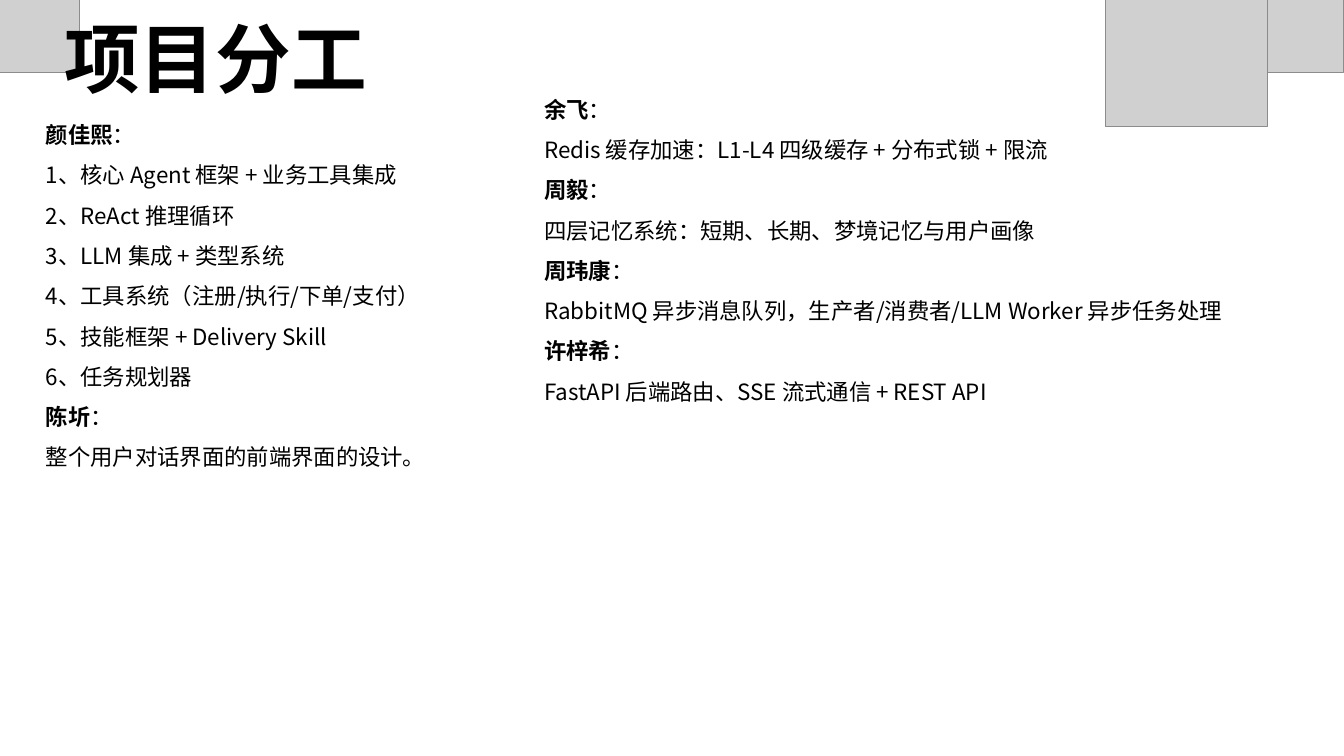
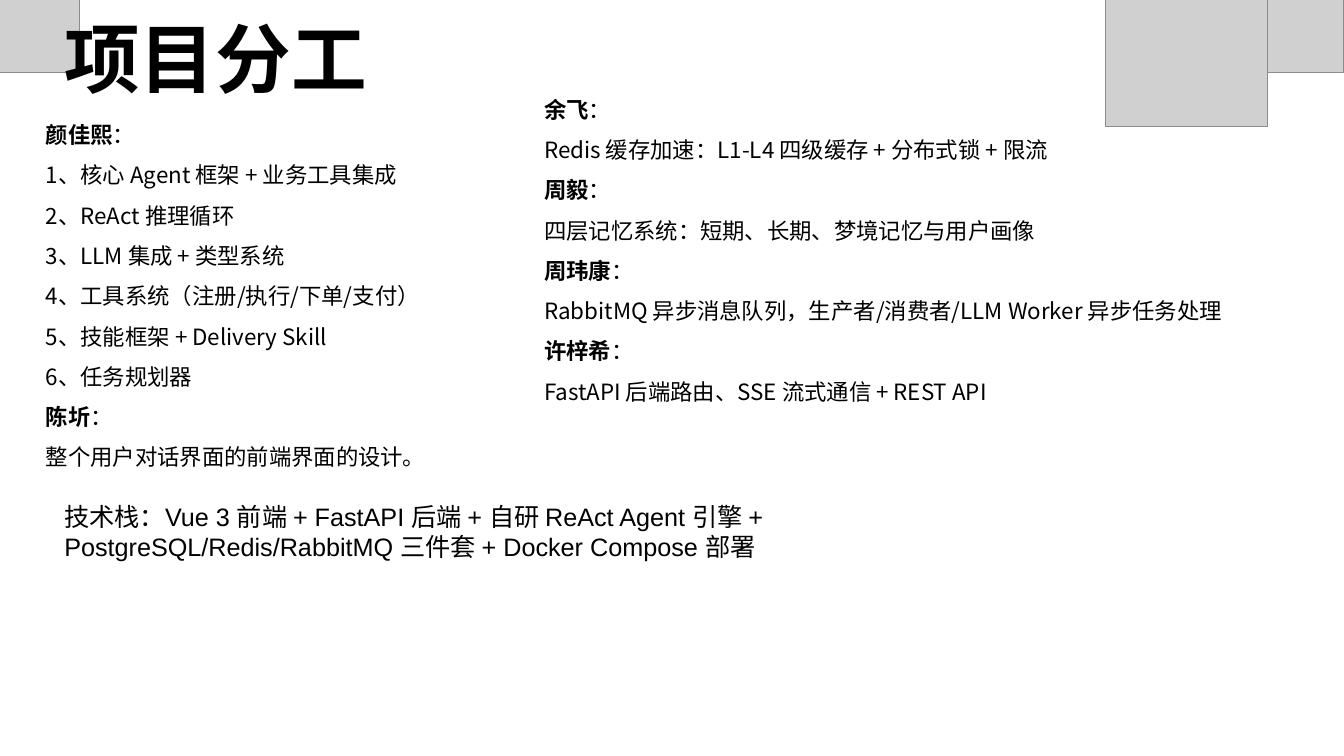
Before and after one commit to Greenhandyanjx/SYSU-campus-food-delivery, a slide deck: slide 2 of 综合实训答辩ppt.pptx. Drawn at 1344x756 pixels with LibreOffice and Linux fonts; fonts in the diff are those of the drawing; grey boxes stand for pictures. Boxes give left, top, right and bottom in pixels: in the first picture for what was removed or moved away, otherwise in the second. Text is boxed around its words. In the diff, an @@ line names an element or a change of style, - is before the commit and + after.

```diff
--- a/综合实训答辩ppt.pptx
+++ b/综合实训答辩ppt.pptx
@@ text added at [64, 504, 755, 562], 18 pt, text #000000 @@
+技术栈：Vue 3 前端 + FastAPI 后端 + 自研 ReAct Agent 引擎 + PostgreSQL/Redis/RabbitMQ 三件套 + Docker Compose 部署
```
Also in this commit, not shown: 1 other slide changed, 21 other files.
